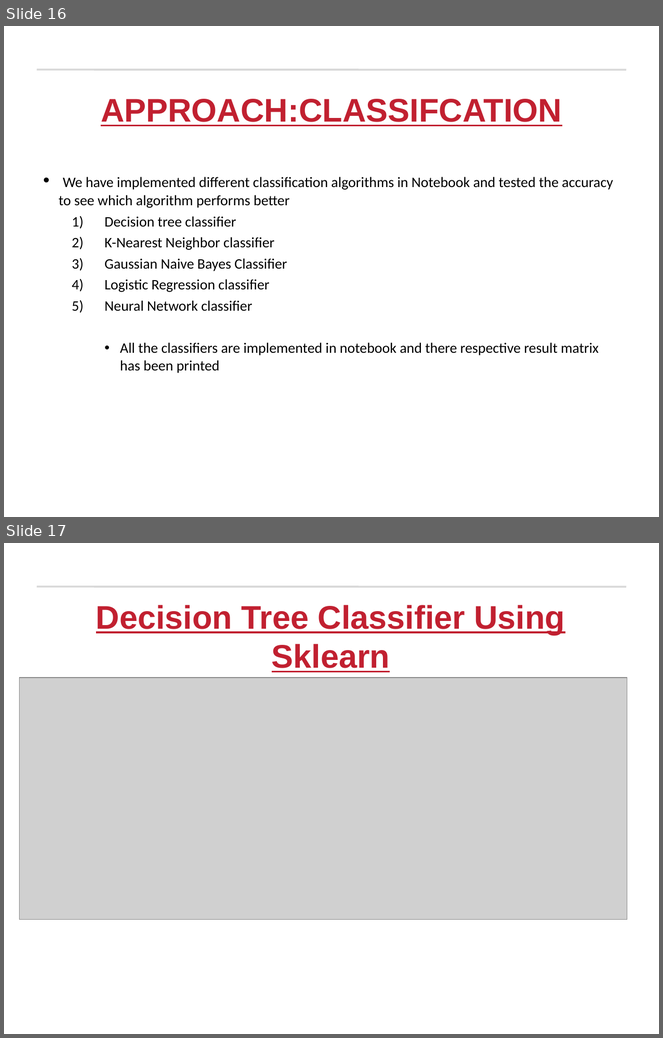
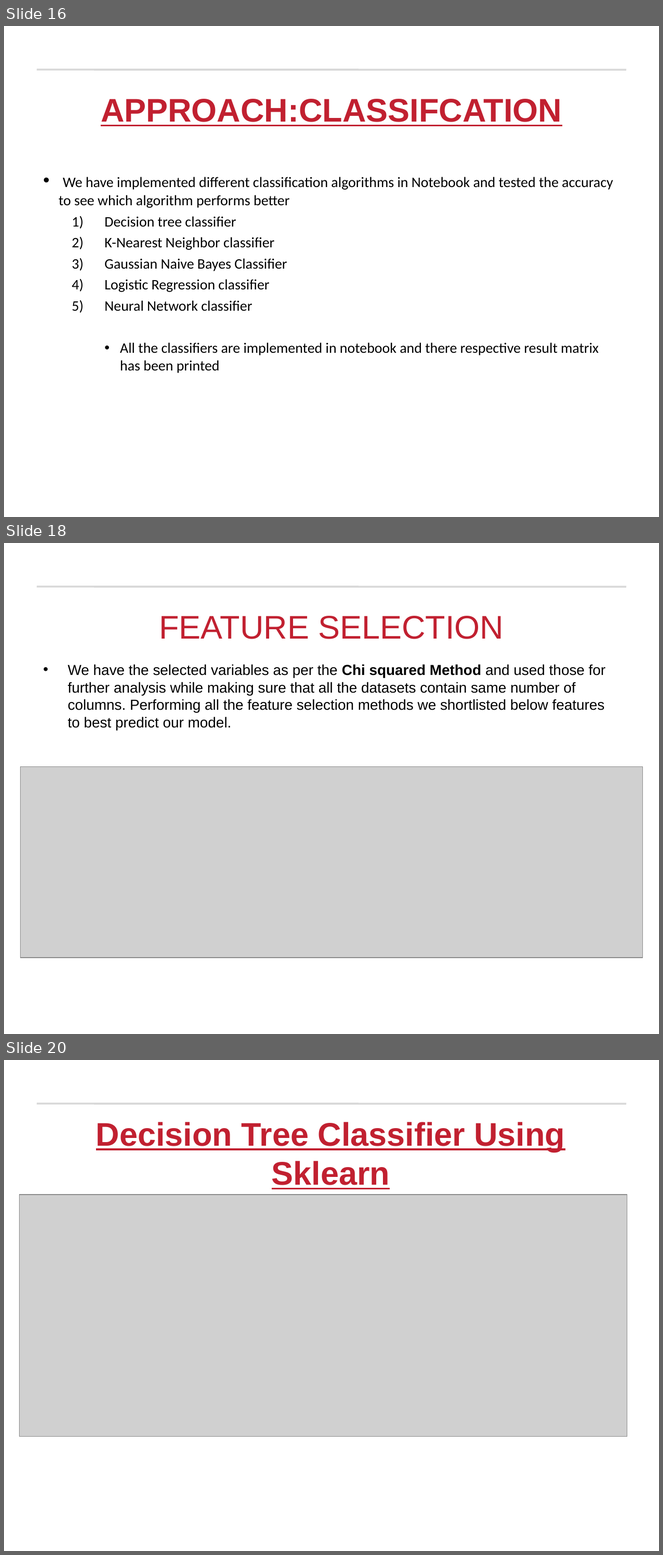
Before and after one commit to prashantvikramsingh/FAERS-FinalProject, a slide deck: Team_1_FinalProject.ppt. Shown one above the other, each under a label of ours: slides 16 and 17 before the commit, slides 16, 18 and 20 after it; the slides between them are not shown. The pictures are 663x1038 and 663x1555 pixels, drawn with LibreOffice and Linux fonts; fonts in the diff are those of the drawing; grey boxes stand for pictures; background and template pictures are left out. Boxes give left, top, right and bottom in pixels: in the first picture for what was removed or moved away, otherwise in the second. Text is boxed around its words. In the diff, an @@ line names an element or a change of style, - is before the commit and + after.

Commit message:
Final changes

```diff
--- a/Team_1_FinalProject.ppt
+++ b/Team_1_FinalProject.ppt
@@ slide 18 added at (4, 543, 659, 1034), background #FFFFFF; not listed: 1 template element that a slide beside it also shows @@
@@ title added at (159, 616, 504, 639), 36 pt, text #C12030 @@
+FEATURE SELECTION
@@ text added at (68, 664, 606, 730), 16 pt, text #000000 @@
+• We have the selected variables as per the Chi squared Method and used those for further analysis while making sure that all the datasets contain same number of columns. Performing all the feature selection methods we shortlisted below features to best predict our model.
@@ picture added at (21, 767, 643, 958) @@
@@ what was slide 17 is now slide 20 @@
```
Also in this commit, not shown: 2 other slides added.
